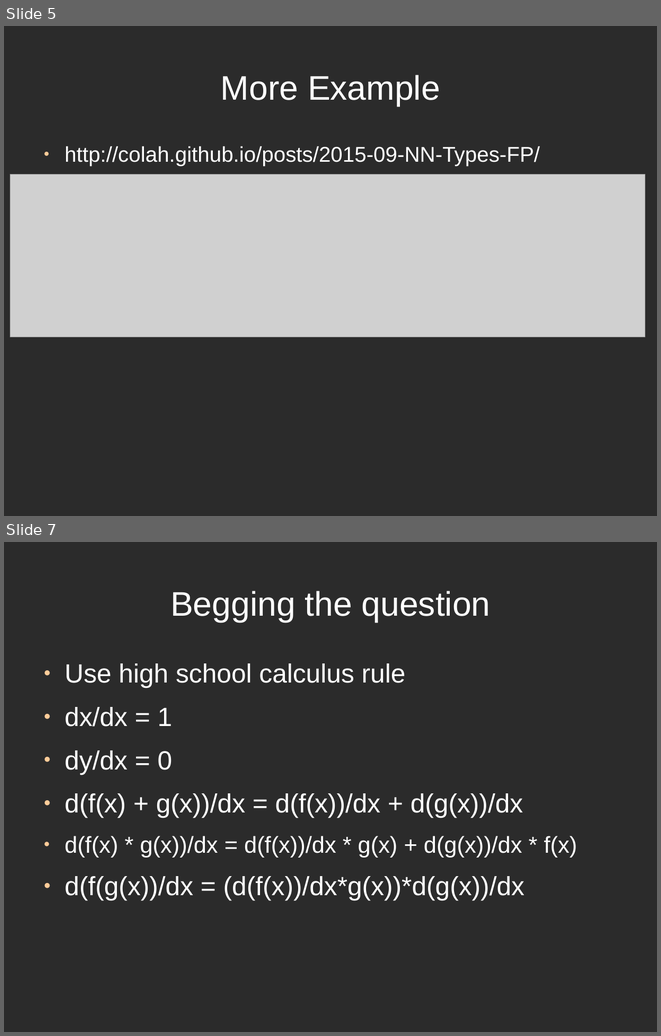
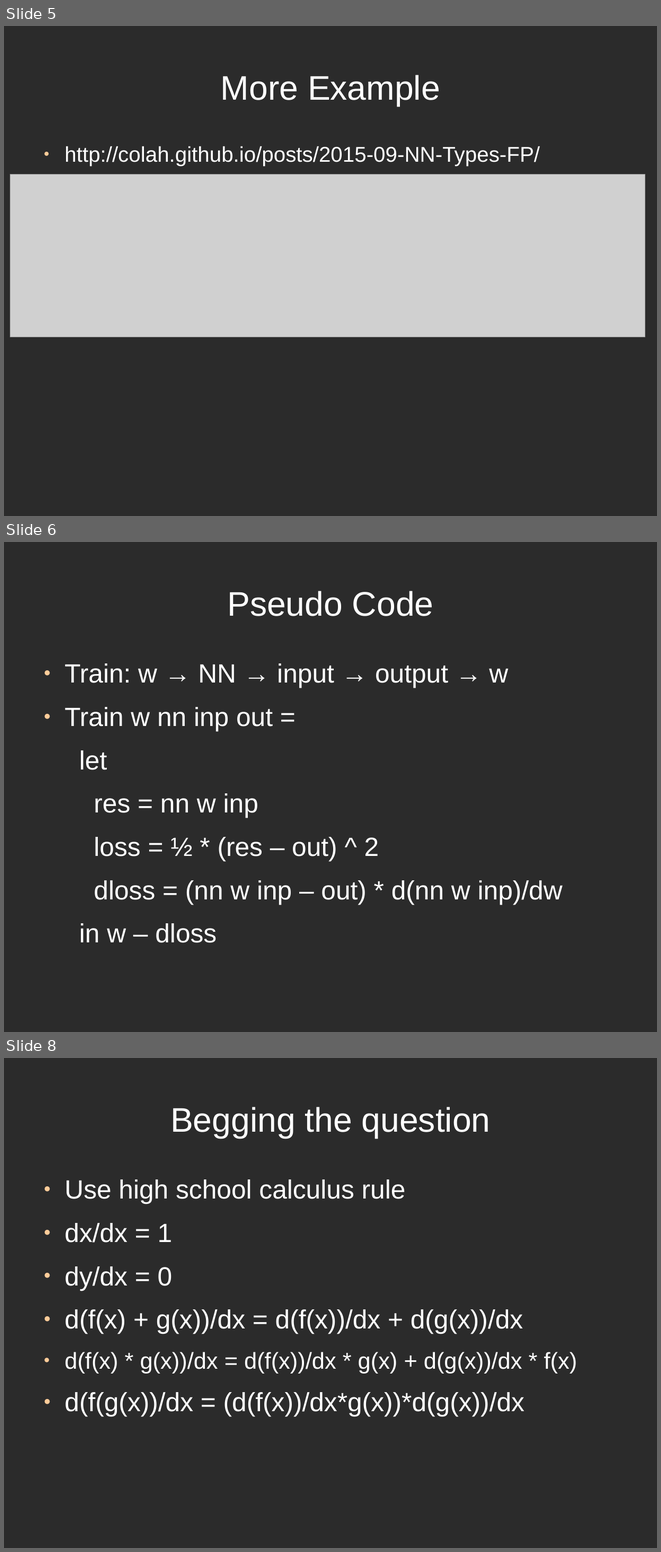
Before and after one commit to ThoughtWorksInc/DeepDarkFantasy, a slide deck: Talk.odp. Shown one above the other, each under a label of ours: slides 5 and 7 before the commit, slides 5, 6 and 8 after it; the slides between them are not shown. The pictures are 661x1036 and 661x1552 pixels, drawn with LibreOffice and Linux fonts; fonts in the diff are those of the drawing; grey boxes stand for pictures; background and template pictures are left out; a plain dark background stands for a picture behind light text. Boxes give left, top, right and bottom in pixels: in the first picture for what was removed or moved away, otherwise in the second. Text is boxed around its words. In the diff, an @@ line names an element or a change of style, - is before the commit and + after.

```diff
--- a/Talk.odp
+++ b/Talk.odp
@@ slide 6 added at (x1=4, y1=542, x2=657, y2=1032), background picture (left out) @@
@@ title added at (x1=227, y1=591, x2=434, y2=616), 41.4 pt, text #FFFFFF @@
+Pseudo Code
@@ text added at (x1=64, y1=663, x2=563, y2=943), 32 pt, text #FFFFFF @@
+● Train: w → NN → input → output → w
+● Train w nn inp out =
+let
+res = nn w inp
+loss = ½ * (res – out) ^ 2
+dloss = (nn w inp – out) * d(nn w inp)/dw
+in w – dloss
@@ what was slide 7 is now slide 8 @@
```
Also in this commit, not shown: 17 slides changed, 5 other slides added, 1 slide removed.
